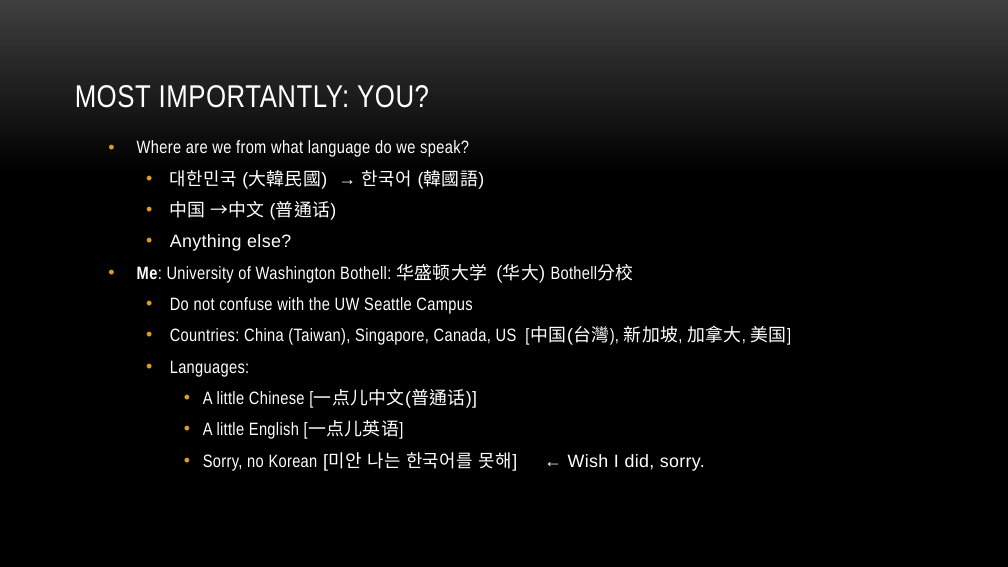
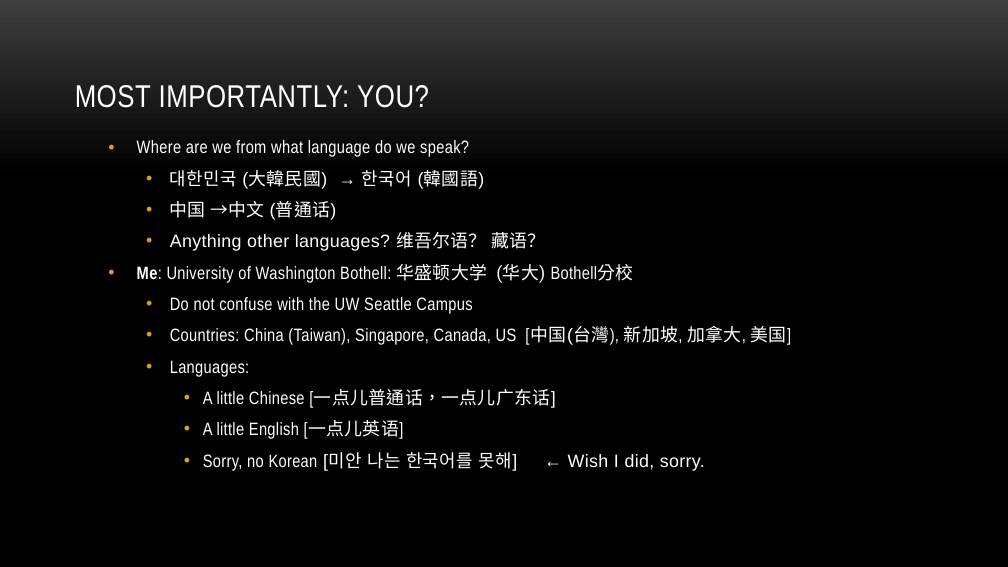
Before and after one commit to myuwbclasses/IntroGameDevelopment, a slide deck: slide 5 of PPT/Intro.pptx (slide 3 before the commit). Drawn at 1008x567 pixels with LibreOffice and Linux fonts; fonts in the diff are those of the drawing; background and template pictures are left out. Boxes give left, top, right and bottom in pixels: in the first picture for what was removed or moved away, otherwise in the second. Text is boxed around its words. In the diff, an @@ line names an element or a change of style, - is before the commit and + after.

```diff
--- a/PPT/Intro.pptx
+++ b/PPT/Intro.pptx
@@ text at [170, 232, 545, 251]: text changed @@
-  • Anything else?
+  • Anything other languages? 维吾尔语？ 藏语？
@@ text at [203, 390, 555, 408]: text changed @@
-    • A little Chinese [一点儿中文(普通话)]
+    • A little Chinese [一点儿普通话，一点儿广东话]
```
Also in this commit, not shown: 6 other slides changed, 2 slides added.
